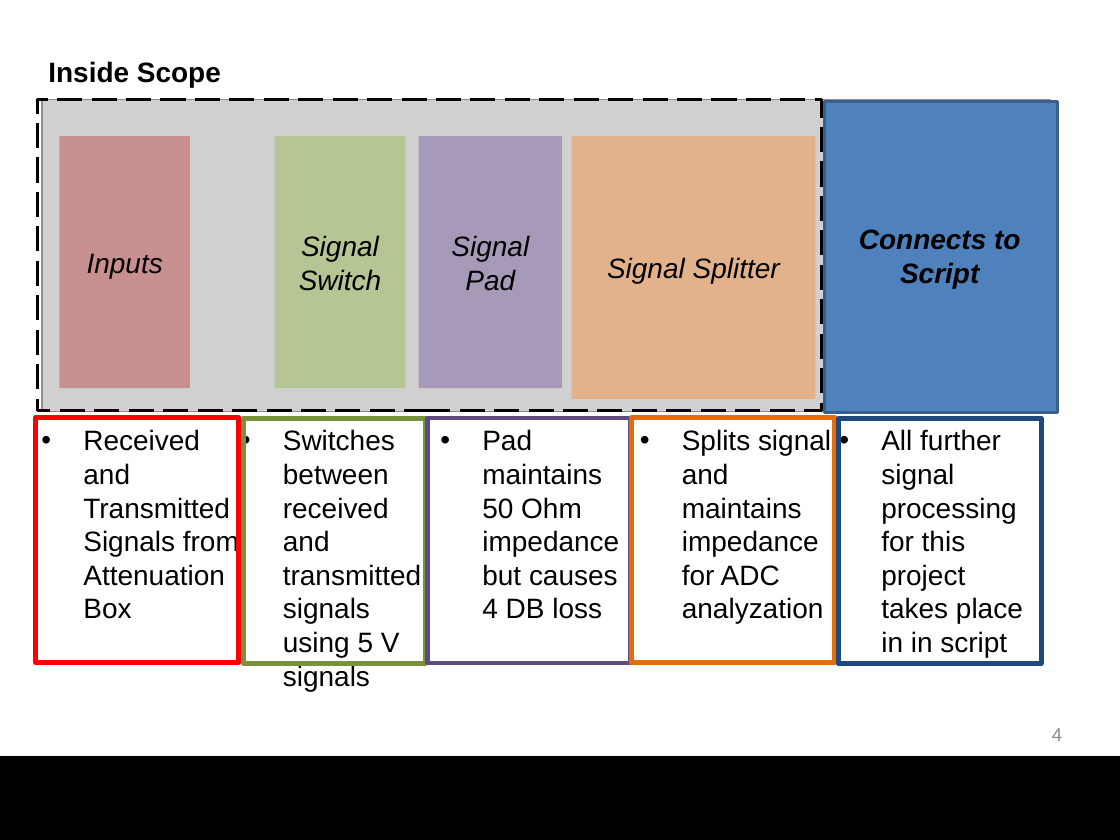
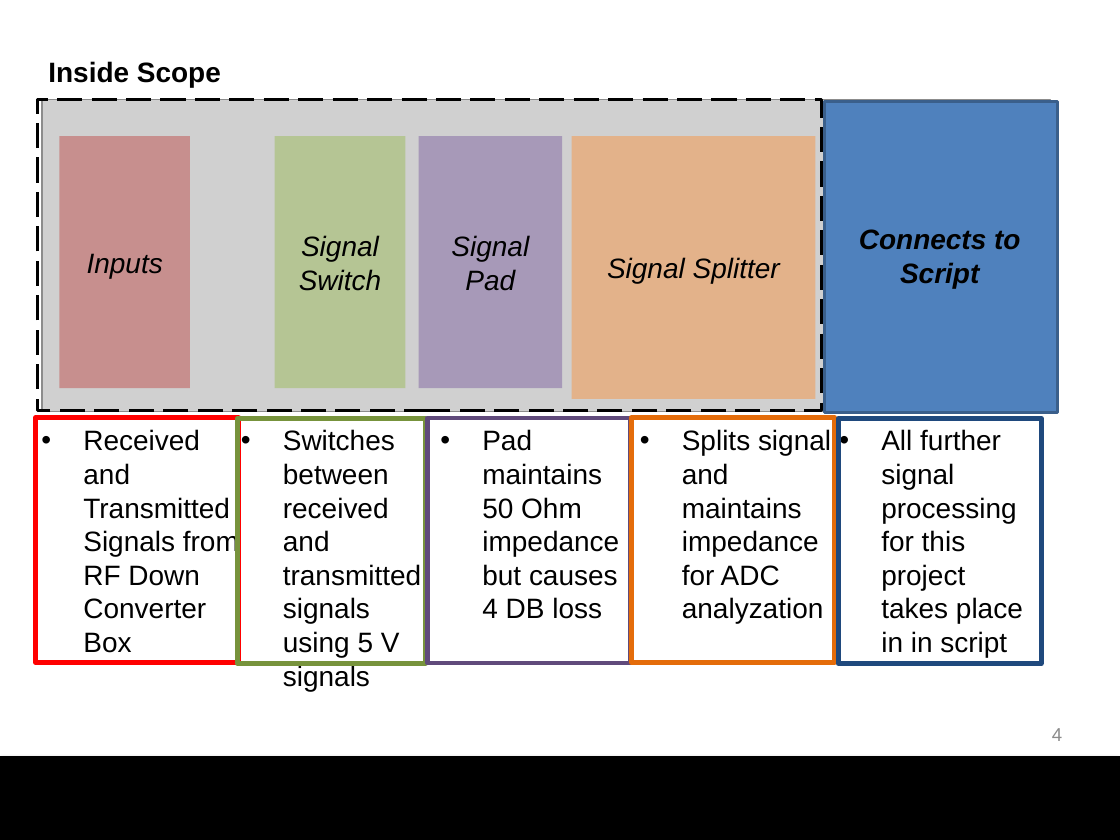
Before and after one commit to chutchi2/thelogicals, a slide deck: slide 4 of Presentation/The_Logicals_ECE4899_Design_Review2.pptx. Drawn at 1120x840 pixels with LibreOffice and Linux fonts; fonts in the diff are those of the drawing; grey boxes stand for pictures; background and template pictures are left out. Boxes give left, top, right and bottom in pixels: in the first picture for what was removed or moved away, otherwise in the second. Text is boxed around its words. In the diff, an @@ line names an element or a change of style, - is before the commit and + after.

```diff
--- a/Presentation/The_Logicals_ECE4899_Design_Review2.pptx
+++ b/Presentation/The_Logicals_ECE4899_Design_Review2.pptx
@@ rectangle: place and size @@
-rectangle at (244,418,426,663)
+rectangle at (237,418,426,663)
@@ text at (83,429,239,653): text changed @@
-• Received and Transmitted Signals from Attenuation Box
+• Received and Transmitted Signals from RF Down Converter Box
```
Also in this commit, not shown: 2 other slides changed.
